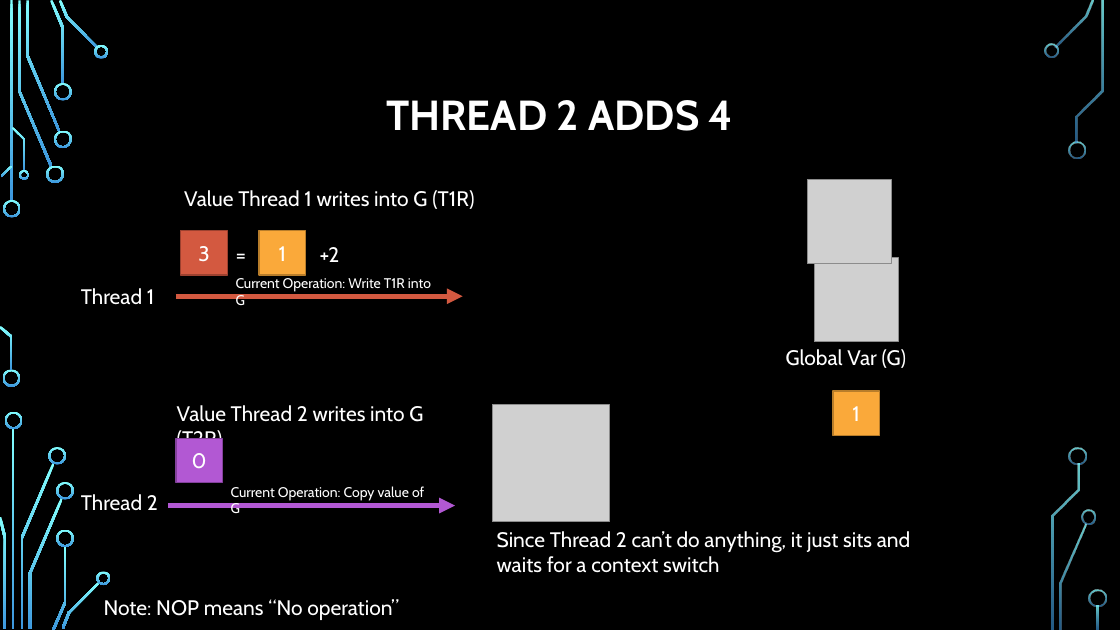
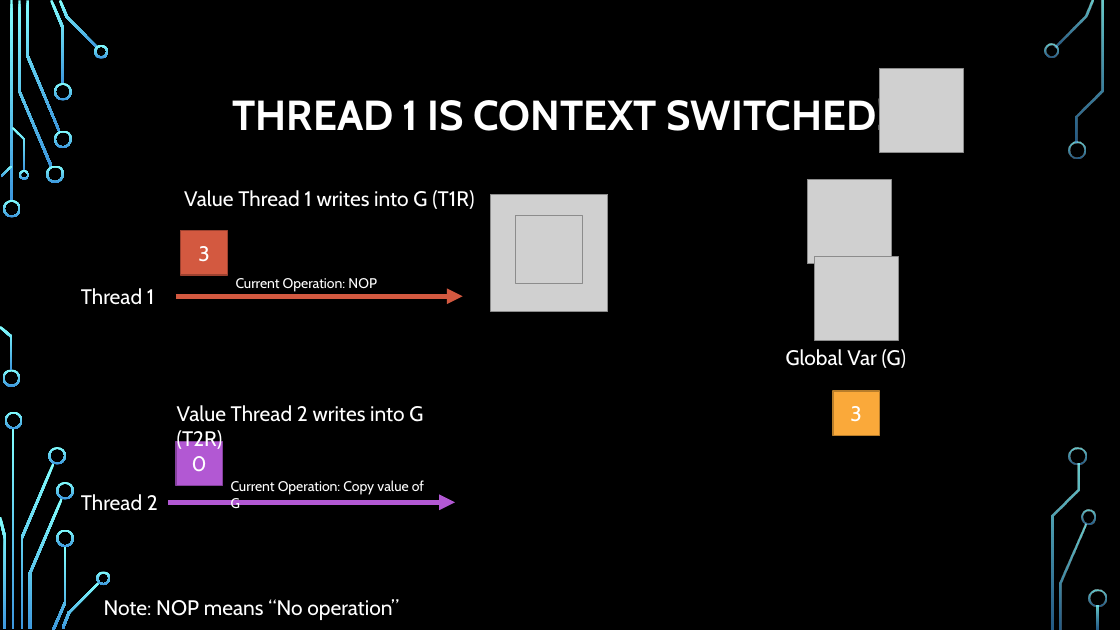
Before and after one commit to psypdt/Advanced_Summer_Course, a slide deck: slide 48 of Day3/Day_3.pptx (slide 46 before the commit). Drawn at 1120x630 pixels with LibreOffice and Linux fonts; fonts in the diff are those of the drawing; grey boxes stand for pictures; background and template pictures are left out. Boxes give left, top, right and bottom in pixels: in the first picture for what was removed or moved away, otherwise in the second. Text is boxed around its words. In the diff, an @@ line names an element or a change of style, - is before the commit and + after.

Commit message:
Update day3

```diff
--- a/Day3/Day_3.pptx
+++ b/Day3/Day_3.pptx
@@ picture added at <box>880,68,964,152</box> @@
@@ title at <box>233,95,888,140</box>: text changed @@
-THREAD 2 ADDS 4
+THREAD 1 IS CONTEXT SWITCHED!
@@ picture: place and size @@
-picture at <box>492,405,609,522</box>
+picture at <box>491,194,607,311</box>
@@ rectangle removed at <box>260,230,306,275</box> @@
-1
@@ picture added at <box>516,216,583,283</box> @@
@@ text removed at <box>320,247,340,262</box> @@
-= +2
@@ text at <box>236,278,377,292</box>: text changed @@
-Current Operation: Write T1R into G
+Current Operation: NOP
@@ text in rectangle at <box>850,406,861,422</box>: text changed @@
-1
+3
@@ text "Current Operation: Copy value of ...": place and size @@
-text "Current Operation: Copy value of ..." at <box>231,486,424,517</box>
+text "Current Operation: Copy value of ..." at <box>231,480,424,512</box>
@@ arrow moved from (168, 506) - (455, 506) to (168, 502) - (455, 502) @@
@@ text removed at <box>497,531,910,573</box> @@
-Since Thread 2 can’t do anything, it just sits and waits for a context switch
```
Also in this commit, not shown: 5 other slides changed, 9 slides added.
